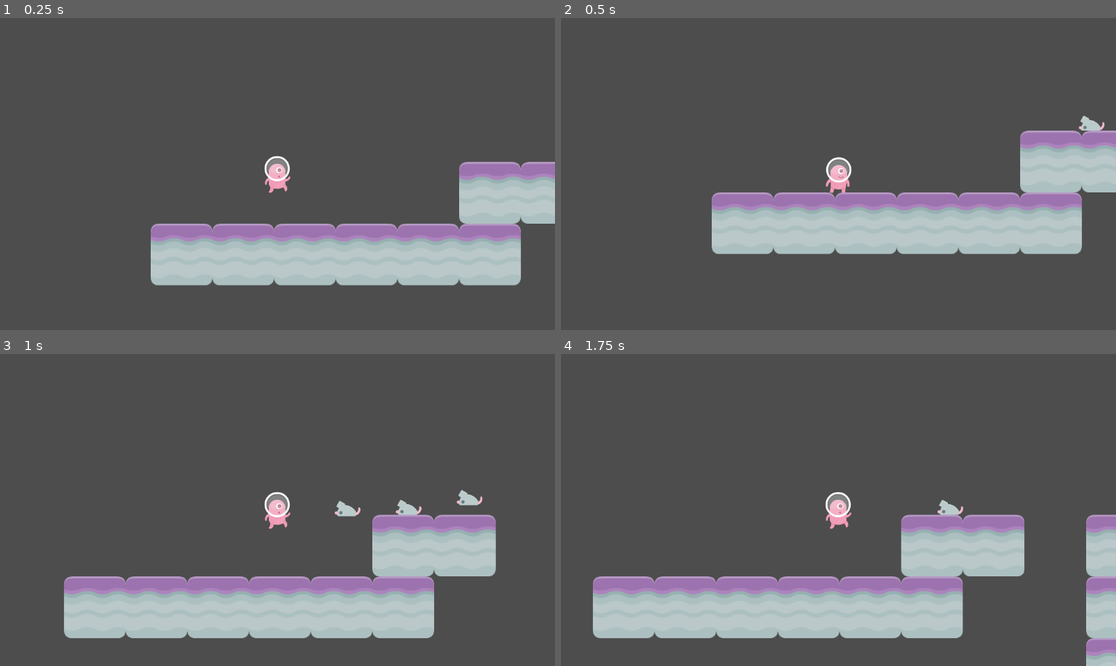
Above: before the commit, frames 1-4 (two rows, left to right).
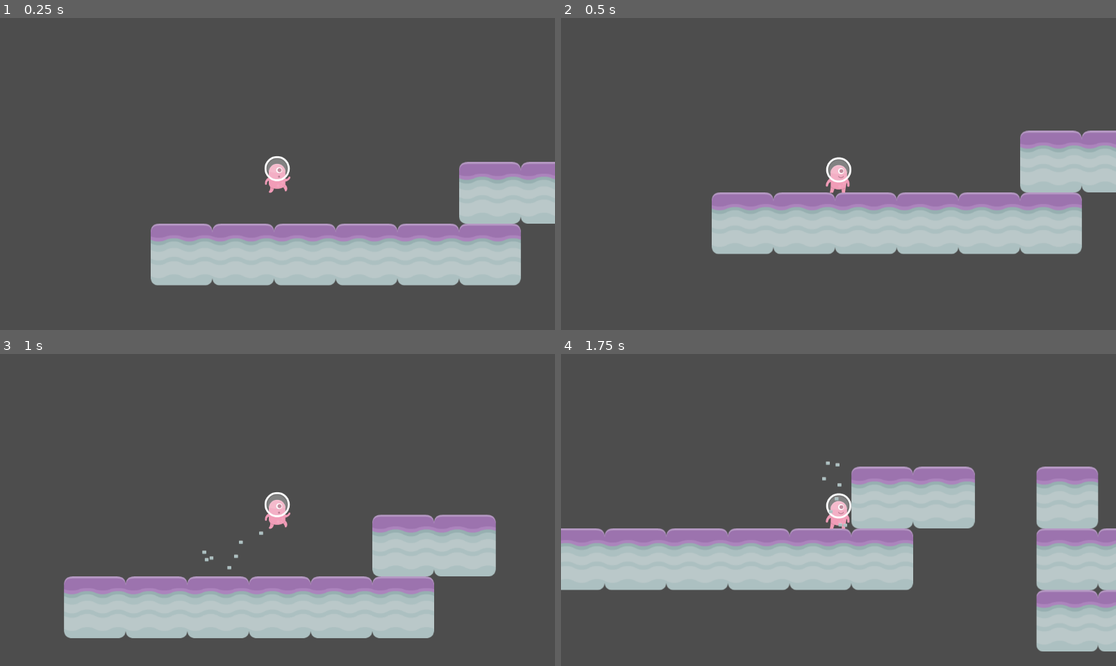
Above: after the commit, the same moments.

Repository: adnan-mkhtr/tutorial-8-gamedev
Game: Godot game, scene res://scenes/Level 1.tscn
The game is run twice, just before and just after one commit, with the same random seed, the same clock (stepped at 60 frames per second) and the same inputs.
Inputs:
- Up to frame 1 (0.25 s): no input
- Up to frame 2 (0.5 s): no input
- Up to frame 3 (1 s): hold Right (right) from 0.53 s (still down); tap Space (jump) at 0.77 s
- Up to frame 4 (1.75 s): keep holding Right (right); tap Space (jump) at 1.52 s

Frame 1 is identical in both runs. In frame 2, 0.1% of the frame differs, in the area x 93-98%, y 31-37%; in frame 3, 0.5%; in frame 4, 38%, in the area x 0-100%, y 34-100%.
Error before the commit: Attempt to call function 'set_emitting' in base 'null instance' on a null instance. (res://Scripts/Player.gd:27)

Commit message:
Tutorial 8

Diff:
--- a/scenes/Enemy.tscn
+++ b/scenes/Enemy.tscn
@@ -2,7 +2,8 @@
 
 [ext_resource type="Script" path="res://Scripts/Enemy.gd" id="1"]
 [ext_resource type="Texture2D" uid="uid://d3sjm662mv7dm" path="res://Assets/kenney_platformerpack/PNG/Enemies/mouse.png" id="2"]
-[ext_resource type="PackedScene" path="res://scenes/Area Trigger.tscn" id="3_5vx5k"]
+[ext_resource type="PackedScene" path="res://Scenes/Area Trigger.tscn" id="3_5vx5k"]
+
 
 [sub_resource type="RectangleShape2D" id="1"]
 size = Vector2(52.924, 31.4302)
--- a/scenes/Level 1.tscn
+++ b/scenes/Level 1.tscn
@@ -1,10 +1,10 @@
-[gd_scene load_steps=8 format=3 uid="uid://d3a2sgehaqjdt"]
+[gd_scene load_steps=9 format=3 uid="uid://d3a2sgehaqjdt"]
 
 [ext_resource type="PackedScene" uid="uid://beg452kqkfydx" path="res://Scenes/Player.tscn" id="1"]
-[ext_resource type="PackedScene" uid="uid://cbrrsfnbg3p0g" path="res://scenes/Spawner.tscn" id="1_yaxqa"]
+[ext_resource type="PackedScene" uid="uid://cbrrsfnbg3p0g" path="res://Scenes/Spawner.tscn" id="1_yaxqa"]
 [ext_resource type="Texture2D" uid="uid://r37ts0nyebjk" path="res://Assets/Familiar Looking Rocket.png" id="3"]
-[ext_resource type="Texture2D" uid="uid://dd7fcijo64bic" path="res://assets/kenney_platformerpack/Spritesheets/spritesheet_gr_planet.png" id="4_8s0ta"]
-[ext_resource type="PackedScene" path="res://scenes/Area Trigger.tscn" id="4_t7cob"]
+[ext_resource type="Texture2D" uid="uid://dd7fcijo64bic" path="res://Assets/kenney_platformerpack/Spritesheets/spritesheet_gr_planet.png" id="4_8s0ta"]
+[ext_resource type="PackedScene" path="res://Scenes/Area Trigger.tscn" id="4_t7cob"]
 
 [sub_resource type="TileSetAtlasSource" id="TileSetAtlasSource_we7op"]
 texture = ExtResource("4_8s0ta")
@@ -42,10 +42,20 @@
 physics_layer_0/collision_layer = 1
 sources/0 = SubResource("TileSetAtlasSource_we7op")
 
+[sub_resource type="ParticleProcessMaterial" id="ParticleProcessMaterial_68vay"]
+particle_flag_disable_z = true
+emission_shape = 3
+emission_box_extents = Vector3(2000, 10, 1)
+spread = 20.0
+gravity = Vector3(-500, 500, 0)
+scale_max = 10.0
+color = Color(0.517647, 0.65098, 0.713726, 1)
+
 [node name="Level 1" type="Node2D"]
 
 [node name="Spawner" parent="." instance=ExtResource("1_yaxqa")]
-position = Vector2(734, 90)
+position = Vector2(452, 219)
+spawn_rate = 2.0
 
 [node name="Sprite2D" type="Sprite2D" parent="."]
 position = Vector2(2170.27, 73.2836)
@@ -54,7 +64,9 @@
 [node name="Area3D Trigger" parent="Sprite2D" instance=ExtResource("4_t7cob")]
 
 [node name="Area3D Trigger2" parent="." instance=ExtResource("4_t7cob")]
+visible = false
 position = Vector2(2170.27, 73.2836)
+sceneName = "Win Screen"
 
 [node name="TileMap" type="TileMap" parent="."]
 tile_set = SubResource("TileSet_5i4ah")
@@ -63,3 +75,11 @@
 
 [node name="Player" parent="." instance=ExtResource("1")]
 position = Vector2(135.152, 106.001)
+
+[node name="GPUParticles2D" type="GPUParticles2D" parent="."]
+visible = false
+amount = 100
+process_material = SubResource("ParticleProcessMaterial_68vay")
+lifetime = 4.0
+visibility_rect = Rect2(-100, -100, 2000, 500)
+trail_enabled = true
--- a/scenes/Player.tscn
+++ b/scenes/Player.tscn
@@ -1,7 +1,8 @@
-[gd_scene load_steps=8 format=3 uid="uid://beg452kqkfydx"]
+[gd_scene load_steps=10 format=3 uid="uid://beg452kqkfydx"]
 
 [ext_resource type="Script" path="res://Scripts/Player.gd" id="1"]
 [ext_resource type="Texture2D" uid="uid://d2oej36eq8vvl" path="res://Assets/kenney_platformerpack/Spritesheets/spritesheet_alien.png" id="2"]
+[ext_resource type="Texture2D" uid="uid://dpnuijhsx0eak" path="res://Assets/kenney_platformerpack/PNG/Particles/brickGrey_small.png" id="3_jgeg8"]
 
 [sub_resource type="RectangleShape2D" id="1"]
 size = Vector2(52.924, 76.884)
@@ -61,6 +62,15 @@
 "Walk": SubResource("4")
 }
 
+[sub_resource type="ParticleProcessMaterial" id="ParticleProcessMaterial_xw8l3"]
+particle_flag_disable_z = true
+emission_shape = 3
+emission_box_extents = Vector3(30, 1, 1)
+spread = 180.0
+initial_velocity_min = 50.0
+initial_velocity_max = 50.0
+gravity = Vector3(0, -200, 0)
+
 [node name="Player" type="CharacterBody2D"]
 script = ExtResource("1")
 
@@ -80,3 +90,9 @@
 }
 
 [node name="Camera2D" type="Camera2D" parent="."]
+
+[node name="GPUParticles2D" type="GPUParticles2D" parent="."]
+position = Vector2(0, 30)
+process_material = SubResource("ParticleProcessMaterial_xw8l3")
+texture = ExtResource("3_jgeg8")
+lifetime = 0.5
--- a/scripts/Area2D.gd
+++ b/scripts/Area2D.gd
@@ -4,4 +4,4 @@
 
 func _on_Area_Trigger_body_entered(body):
 	if body.get_name() == "Player":
-		get_tree().change_scene_to_file(str("res://Scenes/" + sceneName + ".tscn"))
+		get_tree().call_deferred("change_scene_to_file", str("res://Scenes/" + sceneName + ".tscn"))
Not shown, changed: assets/Familiar Looking Rocket.png.import
Not shown, changed: assets/Fonts/Raw/CC Wild Words Roman.ttf.import
Not shown, changed: assets/Fonts/Raw/GuldScript_PersonalUseOnly.ttf.import
Not shown, changed: assets/Fonts/Raw/MPlantin.ttf.import
Not shown, changed: assets/Fonts/Raw/PersonifiedUXRegular.ttf.import
Not shown, changed: assets/Fonts/Raw/continuum bold.ttf.import
Not shown, changed: assets/Keanu.png.import
Not shown, changed: assets/kenney_platformerpack/PNG/Backgrounds/blue_desert.png.import
Not shown, changed: assets/kenney_platformerpack/PNG/Backgrounds/blue_grass.png.import
Not shown, changed: assets/kenney_platformerpack/PNG/Backgrounds/blue_land.png.import
Not shown, changed: assets/kenney_platformerpack/PNG/Backgrounds/blue_shroom.png.import
Not shown, changed: assets/kenney_platformerpack/PNG/Backgrounds/colored_desert.png.import
(and 435 more such lines)
